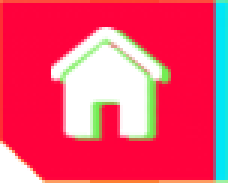
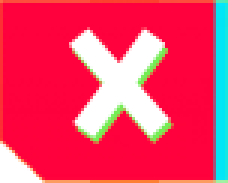
Layered file, before and after one edit (228 x 183). Changes by layer:
added group "X" (1st of 3) with 5 layers above "?" over left=51, top=27, right=174, bottom=144
added layer "X" (2nd of 3, in "X") in group "X" over left=69, top=27, right=171, bottom=138
added layer "X" (3rd of 3, in "X") in group "X" over left=72, top=33, right=174, bottom=144
added layer "图层 16" in group "X" over left=51, top=27, right=159, bottom=144
added layer "图层 15" in group "X" over left=90, top=27, right=174, bottom=144
hid group "组 1 拷贝" (5 layers) over left=51, top=27, right=174, bottom=144
